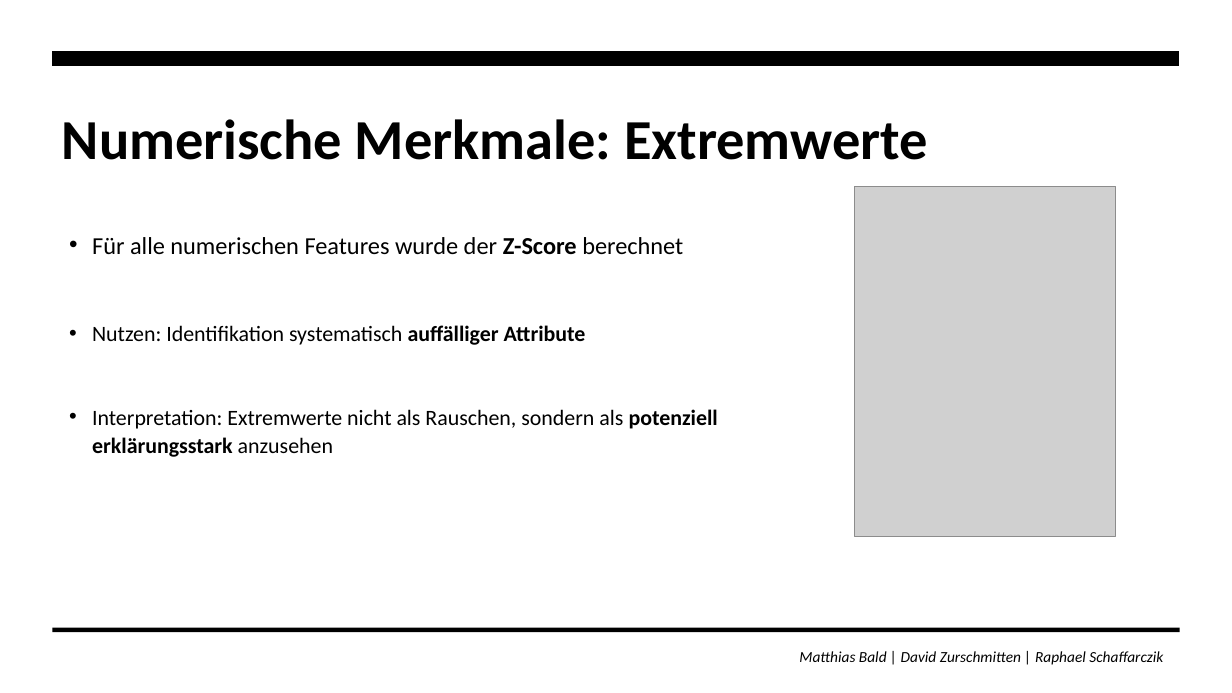
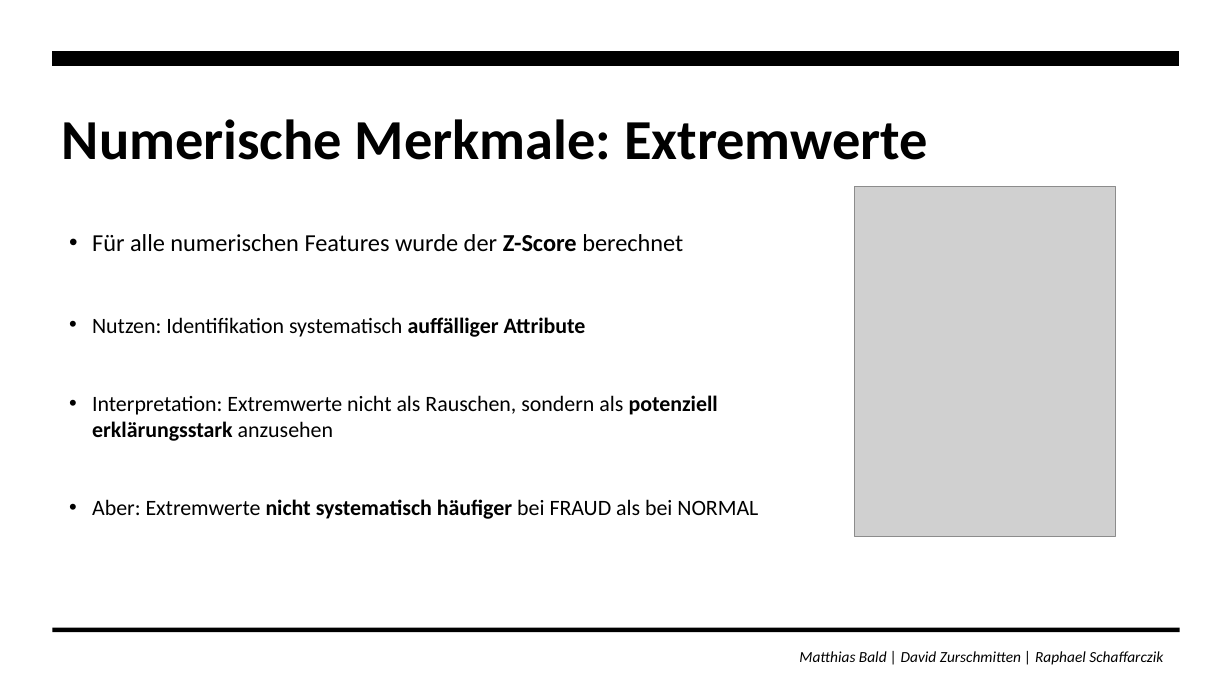
Before and after one commit to zurdavid/projektpraktikum-datascience, a slide deck: slide 31 of präsentationen/Abschlusspräsentation_Entwurf.pptx. Drawn at 1232x693 pixels with LibreOffice and Linux fonts; fonts in the diff are those of the drawing; grey boxes stand for pictures. Boxes give left, top, right and bottom in pixels: in the first picture for what was removed or moved away, otherwise in the second. Text is boxed around its words. In the diff, an @@ line names an element or a change of style, - is before the commit and + after.

```diff
--- a/präsentationen/Abschlusspräsentation_Entwurf.pptx
+++ b/präsentationen/Abschlusspräsentation_Entwurf.pptx
@@ text at (x1=92, y1=234, x2=718, y2=441): line spacing 1.1 to 1 @@
@@ text at (x1=92, y1=499, x2=758, y2=519): paragraph added @@
+• Aber: Extremwerte nicht systematisch häufiger bei FRAUD als bei NORMAL
```
Also in this commit, not shown: 3 other slides changed, 1 slide removed, 2 other files.
